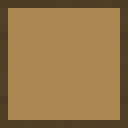
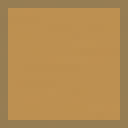
Layer changes from the first 128x128 image to the second:
showed "olive_edge", opacity 98% → 8%, blend luma darken → grain merge, painted on it over (0, 0, 128, 128)
showed "olive_middle", opacity 100% → 25%, blend luma lighten → normal over (8, 8, 120, 120)
hid "banana_edge", opacity 95% → 25%, blend luma darken → grain merge, painted on it over (0, 0, 128, 128)
hid "banana_middle", opacity 100% → 25%, blend luma lighten → normal over (8, 8, 120, 120)
added layer "universal_wood_edge_dark" (25%) above "palm_stone_col" over (0, 0, 128, 128)
added layer "olive_stone_col" (color, 90%) above "mushroom_stone_col" over (0, 0, 128, 128)
added layer "universal_stone_darken" (multiply, 50%) above "universal_stone" over (0, 0, 128, 128)
added layer "universal_stone" (50%) above "palm_even" over (0, 0, 128, 128)
added layer "olive_even" (luma lighten) above "ethereal_olive_wood.png" over (0, 0, 128, 128)
showed "ethereal_olive_wood.png", moved it above "mushroom_even" over (0, 0, 128, 128)
hid "ethereal_banana_wood.png" over (0, 0, 128, 128)
